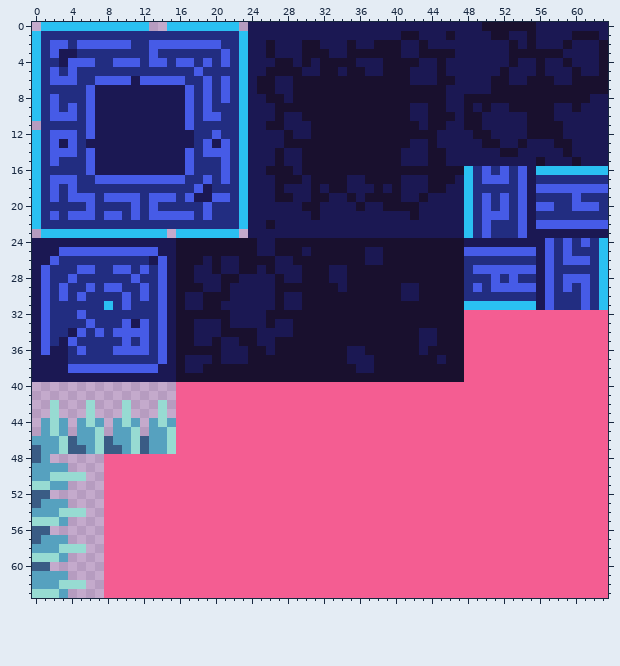
Edited in one commit: pixel-art file (assets/aseprite/concept-tilemap.aseprite). That is the earlier state.
64x64 pixels, 1 frame.
And afterwards:
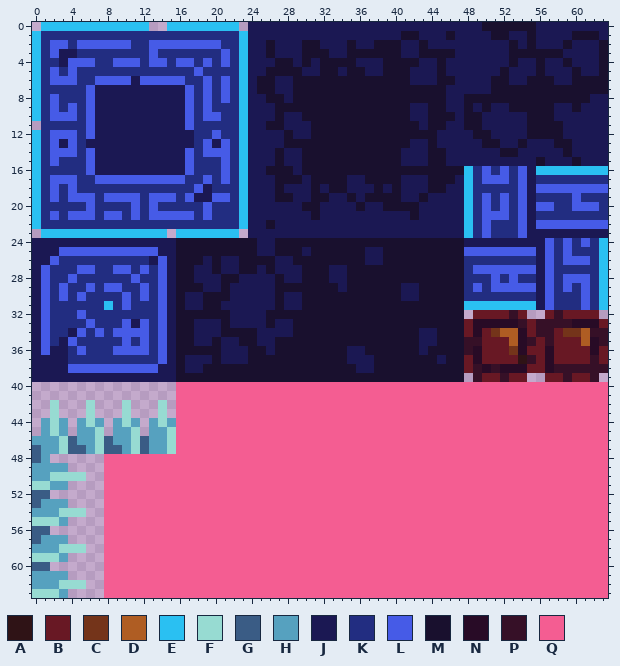
Palette (. is transparent): A #2f1316  B #681824  C #74341a  D #af5d23  E #2ac0f2  F #97dbd2  G #3a5c85  H #56a1bf  J #1b1853  K #222d81  L #465be7  M #19102e  N #280b26  P #361027  Q #f45d92
Diff:
Layers "Layer 2", "Background":
y 32: x 48..63 QQQQQQQQQQQQQQQQ -> .BBBBPB..BPBBBB.
y 33: x 48..63 QQQQQQQQQQQQQQQQ -> BNNNNNPBPPPPNNNB
y 34: x 48..63 QQQQQQQQQQQQQQQQ -> BNBCDDNBPPBCCDPP
y 35: x 48..63 QQQQQQQQQQQQQQQQ -> PPBBBDNPBPBBBDNP
y 36: x 48..63 QQQQQQQQQQQQQQQQ -> PNBBBCNBBNBBBBNB
y 37: x 48..63 QQQQQQQQQQQQQQQQ -> BNBBBBAPBNBBBBPB
y 38: x 48..63 QQQQQQQQQQQQQQQQ -> BPNPNNNBBNPPPPPP
y 39: x 48..63 QQQQQQQQQQQQQQQQ -> .PBBPBB..BBPBBP.
Pixel boxes of the changes (left, top, right, bottom) in both pictures:
changed: (464, 310, 608, 382)
